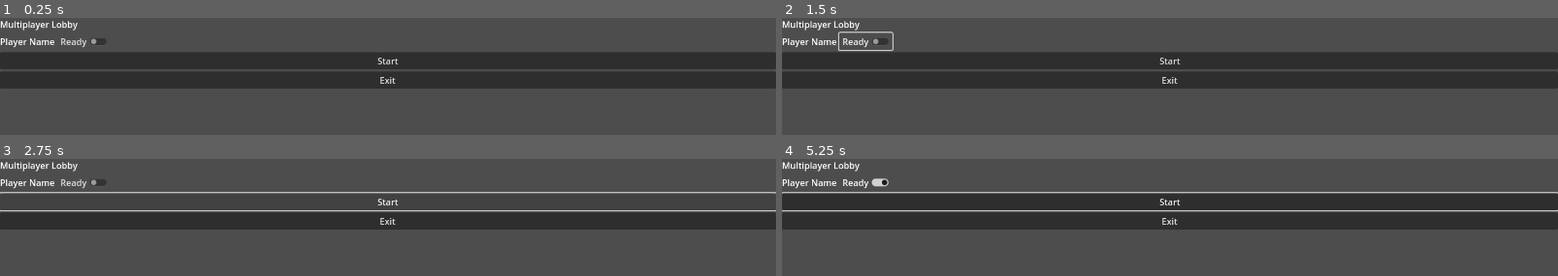
Above: before the commit, frames 1-4 (two rows, left to right).
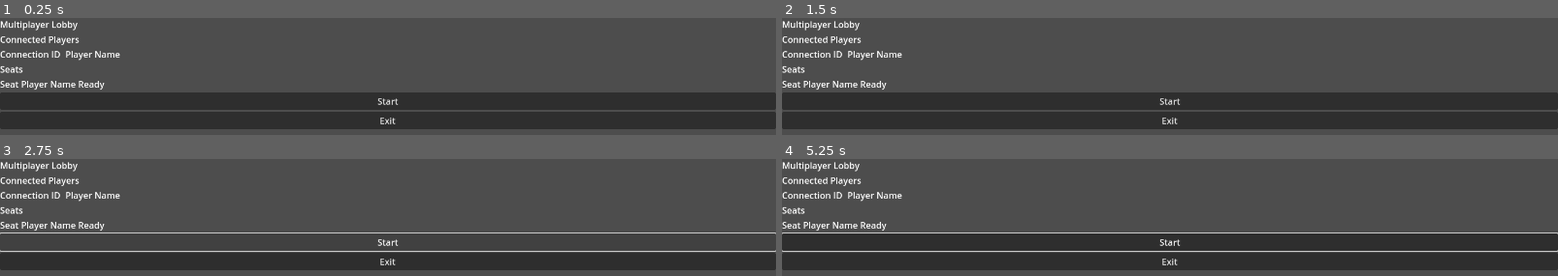
Above: after the commit, the same moments.

Repository: nckjchm/gd_cardgame
Game: Godot game, scene res://lobby.tscn
Same seed, same stepped clock (60 frames per second), same inputs: the game is played once before the commit and once after it. This scene is started directly instead of the project's main scene.
Inputs (mouse positions are in pixels of both pictures, inside the frame that each line leads up to):
- Up to frame 1 (0.25 s): no input
- Up to frame 2 (1.5 s): click (867, 41) at 0.5 s, where only the run before the commit has a clickable "Ready"; click (867, 41) at 1.25 s, where only the run before the commit has a clickable "Ready"
- Up to frame 3 (2.75 s): click "Start" at 2 s
- Up to frame 4 (5.25 s): click "Start" at 2.75 s; click (867, 182) at 3.5 s, where only the run before the commit has a clickable "Ready"; click "Start" at 4.25 s; tap Enter at 5 s; move the mouse to (outside the picture) at 5.02 s; click (outside the picture) at 5.17 s

The runs differ from the first frame. In frame 1, 58% of the frame differs, in the area x 0-100%, y 15-96%; in frame 2, 59%; in frame 3, 34%; in frame 4, 63%.
Error before the commit: Invalid access to property or key 'load_game' on a base object of type 'null instance'. (res://lobby.gd:12)
Error after the commit: Invalid access to property or key 'player_info_updated' on a base object of type 'null instance'. (res://lobby.gd:20)

Commit message:
multiplayer improvements
lobby system improved, connected players are now shown in the lobby menu and parsed properly through rpc transmission

Diff:
--- a/DeckTemplate.gd
+++ b/DeckTemplate.gd
@@ -11,10 +11,9 @@
 	self.resource_deck_keys = resource_deck
 	self.special_deck_keys = special_deck
 
-class TestDeck extends DeckTemplate:
+class TestDeckYellow extends DeckTemplate:
 	func _init():
-		name = "Test Deck"
-		var templates : Dictionary = CardTemplates.templates
-		main_deck_keys = ["YlwCrtFarmer", "YlwCrtFarmer", "YlwCrtFarmer", "YlwCrtFarmer", "YlwCrtFarmer", "YlwCrtFarmer", "YlwCrtFarmer", "YlwCrtFarmer", "YlwCrtFarmer", "YlwCrtFarmer"]
-		resource_deck_keys = ["YlwLndAcre", "YlwLndAcre", "YlwLndAcre", "YlwLndAcre", "YlwLndAcre", "YlwLndAcre"]
-		special_deck_keys = []
+		super._init("Testdeck Yellow",
+			["YlwCrtFarmer", "YlwCrtFarmer", "YlwCrtFarmer", "YlwCrtFarmer", "YlwCrtFarmer", "YlwCrtFarmer", "YlwCrtFarmer", "YlwCrtFarmer", "YlwCrtFarmer", "YlwCrtFarmer"],
+			["YlwLndAcre", "YlwLndAcre", "YlwLndAcre", "YlwLndAcre", "YlwLndAcre", "YlwLndAcre"],
+			[])
--- a/GameManager.gd
+++ b/GameManager.gd
@@ -17,8 +17,6 @@
 
 func _ready():
 	var proxyPlayers : Array[Player] = [Player.new("Player1"), Player.new("Player2")]
-	for player in proxyPlayers:
-		player.deck = Deck.new(DeckTemplate.TestDeck.new())
 	initialize_game(proxyPlayers)
 	start_game()
 
--- a/LobbyManager.gd
+++ b/LobbyManager.gd
@@ -1,9 +1,11 @@
 class_name LobbyManager extends Node
 
 # These signals can be connected to by a UI lobby scene or the game scene.
-signal player_connected(peer_id, player_info)
+signal player_connected(peer_id)
+signal game_joined(peer_id, player_info)
 signal connection_refused
 signal player_disconnected(peer_id)
+signal player_info_updated
 signal server_disconnected
 
 const PORT = 7000
@@ -13,7 +15,7 @@
 @onready var player_manager : PlayerManager = $"../PlayerManager"
 
 var players = {}
-var player_info = {"name": "Name"}
+var player_info = {"-1": {"name": "Name"}}
 var players_loaded = 0
 
 func _ready():
@@ -39,10 +41,12 @@
 	if error:
 		return error
 	multiplayer.multiplayer_peer = peer
-	players[1] = player_info
+	players["1"] = player_info
 	player_connected.emit(1, player_info)
+	game_joined.emit(1, player_info)
 
 func remove_multiplayer_peer():
+	players = {}
 	multiplayer.multiplayer_peer = null
 
 # When the server decides to start the game from a UI scene,
@@ -63,22 +67,32 @@
 # When a peer connects, send them my player info.
 # This allows transfer of all desired data for each player, not only the unique ID.
 func _on_player_connected(id):
-	_register_player.rpc_id(id, player_info)
+	player_connected.emit(id)
 
-@rpc("any_peer", "reliable")
-func _register_player(new_player_info):
-	var new_player_id = multiplayer.get_remote_sender_id()
-	players[new_player_id] = new_player_info
-	player_connected.emit(new_player_id, new_player_info)
+@rpc("any_peer", "call_remote", "reliable")
+func transmit_player_data(data):
+	if multiplayer.is_server():
+		for key in data:
+			players[key] = data[key]
+		broadcast_player_data.rpc(players)
+		player_info_updated.emit()
+
+@rpc("authority", "reliable")
+func broadcast_player_data(data):
+	if not multiplayer.is_server():
+		players = data
+		player_info_updated.emit()
 
 func _on_player_disconnected(id):
-	players.erase(id)
+	players.erase(str(id))
 	player_disconnected.emit(id)
+	player_info_updated.emit()
 
 func _on_connected_ok():
 	var peer_id = multiplayer.get_unique_id()
-	players[peer_id] = player_info
-	player_connected.emit(peer_id, player_info)
+	players[str(peer_id)] = player_info
+	transmit_player_data.rpc_id(1, players)
+	game_joined.emit(peer_id, players)
 
 func _on_connected_fail():
 	multiplayer.multiplayer_peer = null
--- a/Player.gd
+++ b/Player.gd
@@ -18,3 +18,9 @@
 
 func _init(name : String):
 	self.name = name
+	initialize_deck()
+
+func initialize_deck(deck_name : String = "Yellow"):
+	match deck_name:
+		"Yellow":
+			deck = Deck.new(DeckTemplate.TestDeckYellow.new(), "Testdeck Yellow")
--- a/game.gd
+++ b/game.gd
@@ -41,8 +41,8 @@
 				effect_index += len(card.effects)
 
 func init_card(template_key : String, card_index : int, player : Player, card_origin : Card.CardOrigin, effect_index_start : int):
-	var card : Card = CardTemplates.card_prefab.instantiate()
-	var card_template = CardTemplates.templates[template_key]
+	var card : Card = Templates.card_prefab.instantiate()
+	var card_template = Templates.templates[template_key]
 	card.initialize(card_template, card_index, player, card_origin, effect_index_start)
 	match card_origin:
 		Card.CardOrigin.MainDeck:
--- a/lobby.gd
+++ b/lobby.gd
@@ -1,11 +1,13 @@
 class_name Lobby extends Control
 
-@onready var players_container : GridContainer = $PlayersContainer
+@onready var players_container : GridContainer = $ConnectedPlayers
+@onready var seats_container : GridContainer = $Seats
 @onready var btn_start : Button = $StartGame
 @onready var btn_exit : Button = $Exit
 @onready var lobby_manager : LobbyManager = $"../../LobbyManager"
-var game_scene = preload("res://game.tscn")
 var players : Array[Player]
+var player_name_labels : Array[Label]
+var player_id_labels : Array[Label]
 
 func _ready():
 	btn_start.pressed.connect(func():
@@ -15,11 +17,53 @@
 		lobby_manager.remove_multiplayer_peer()
 		close()
 	)
+	lobby_manager.player_info_updated.connect(func():
+		redraw()
+	)
+	lobby_manager.server_disconnected.connect(close)
 	btn_start.disabled = not multiplayer.is_server()
+	redraw()
 
-func add_player(player : Player):
-	var player_name_label = Label.new()
-	player_name_label.text = player.name
+func redraw():
+	empty()
+	reparse_players()
+	for player in players:
+		add_connected_player_row(player)
+
+func empty():
+	for child in players_container.get_children():
+		if child.get_index() > 1:
+			players_container.remove_child(child)
+	for child in seats_container.get_children():
+		if child.get_index() > 1:
+			seats_container.remove_child(child)
+
+func reparse_players():
+	players = []
+	for key in lobby_manager.players:
+		var player_info = lobby_manager.players[key]
+		var new_player := Player.new(player_info.name)
+		new_player.session_id = int(key)
+		new_player.seat = -1
+		var maindeck_keys : Array[String]
+		var resourcedeck_keys : Array[String]
+		var specialdeck_keys : Array[String]
+		maindeck_keys.assign(player_info.deck.maindeck)
+		resourcedeck_keys.assign(player_info.deck.resourcedeck)
+		specialdeck_keys.assign(player_info.deck.specialdeck)
+		var new_player_deck_template = DeckTemplate.new(player_info.deck.name, maindeck_keys, resourcedeck_keys, specialdeck_keys)
+		new_player.deck = Deck.new(new_player_deck_template, player_info.deck.name)
+		players.append(new_player)
+
+func add_connected_player_row(player : Player):
+	var id_label := Label.new()
+	id_label.text = str(player.session_id)
+	player_id_labels.append(id_label)
+	players_container.add_child(id_label)
+	var name_label := Label.new()
+	name_label.text = player.name
+	player_name_labels.append(name_label)
+	players_container.add_child(name_label)
 
 
 func close():
--- a/lobby.tscn
+++ b/lobby.tscn
@@ -14,15 +14,39 @@
 layout_mode = 2
 text = "Multiplayer Lobby"
 
-[node name="PlayersContainer" type="GridContainer" parent="."]
+[node name="ConnectedPlayersLabel" type="Label" parent="."]
+layout_mode = 2
+text = "Connected Players"
+
+[node name="ConnectedPlayers" type="GridContainer" parent="."]
 layout_mode = 2
 columns = 2
 
-[node name="PlayerNameLabel" type="Label" parent="PlayersContainer"]
+[node name="PlayerIDLabel" type="Label" parent="ConnectedPlayers"]
+layout_mode = 2
+text = "Connection ID "
+
+[node name="PlayerNameLabel" type="Label" parent="ConnectedPlayers"]
+layout_mode = 2
+text = "Player Name "
+
+[node name="SeatsLabel" type="Label" parent="."]
+layout_mode = 2
+text = "Seats"
+
+[node name="Seats" type="GridContainer" parent="."]
+layout_mode = 2
+columns = 3
+
+[node name="SeatIDLabel" type="Label" parent="Seats"]
+layout_mode = 2
+text = "Seat"
+
+[node name="PlayerNameLabel" type="Label" parent="Seats"]
 layout_mode = 2
 text = "Player Name"
 
-[node name="PlayerReady" type="CheckButton" parent="PlayersContainer"]
+[node name="PlayerReadyLabel" type="Label" parent="Seats"]
 layout_mode = 2
 text = "Ready"
 
--- a/main_menu.gd
+++ b/main_menu.gd
@@ -15,31 +15,41 @@
 
 func _ready():
 	btn_host_game.pressed.connect(func():
-		lobby_manager.player_info = {name = player_manager.local_player.name}
+		build_player_info()
 		lobby_manager.create_game()
 	)
 	btn_join_game.pressed.connect(func():
 		open_ip_menu()
 	)
 	btn_ip_connect.pressed.connect(func():
-		lobby_manager.player_info = {name = player_manager.local_player.name}
+		build_player_info()
 		lobby_manager.join_game(ip_field.text)
 		btn_ip_connect.disabled = true
 	)
 	btn_ip_exit.pressed.connect(func():
 		exit_ip_menu()
 	)
-	lobby_manager.player_connected.connect(func(peer_id, player_info):
-		print("connected - peer id: %d local id: %d" % [peer_id, multiplayer.get_unique_id()])
+	lobby_manager.game_joined.connect(func(peer_id, player_info):
 		if peer_id == multiplayer.get_unique_id():
-			print("opening lobby on: %d" %peer_id)
 			open_lobby()
 	)
 	lobby_manager.connection_refused.connect(func():
 		exit_ip_menu()
 	)
 	name_field.text = player_manager.local_player.name
-	name_field.text_changed.connect(func(): player_manager.player.name = name_field.text)
+	name_field.text_changed.connect(func(new_text): player_manager.local_player.name = new_text)
+
+func build_player_info():
+	lobby_manager.player_info = {
+		name = player_manager.local_player.name,
+		deck = {
+			name = player_manager.local_player.deck.name,
+			maindeck = player_manager.local_player.deck.deck_template.main_deck_keys,
+			resourcedeck = player_manager.local_player.deck.deck_template.resource_deck_keys,
+			specialdeck = player_manager.local_player.deck.deck_template.special_deck_keys
+		},
+		seat = -1
+	}
 
 func open_ip_menu():
 	main_menu_vbox.visible = false
@@ -48,6 +58,8 @@
 func exit_ip_menu():
 	ip_menu.visible = false
 	main_menu_vbox.visible = true
+	lobby_manager.remove_multiplayer_peer()
+	btn_ip_connect.disabled = false
 
 func open_lobby():
 	ip_menu.visible = false
--- a/project.godot
+++ b/project.godot
@@ -16,7 +16,7 @@
 
 [autoload]
 
-CardTemplates="*res://card_templates.gd"
+Templates="*res://templates.gd"
 
 [display]
 
Renamed: card_templates.gd -> templates.gd
